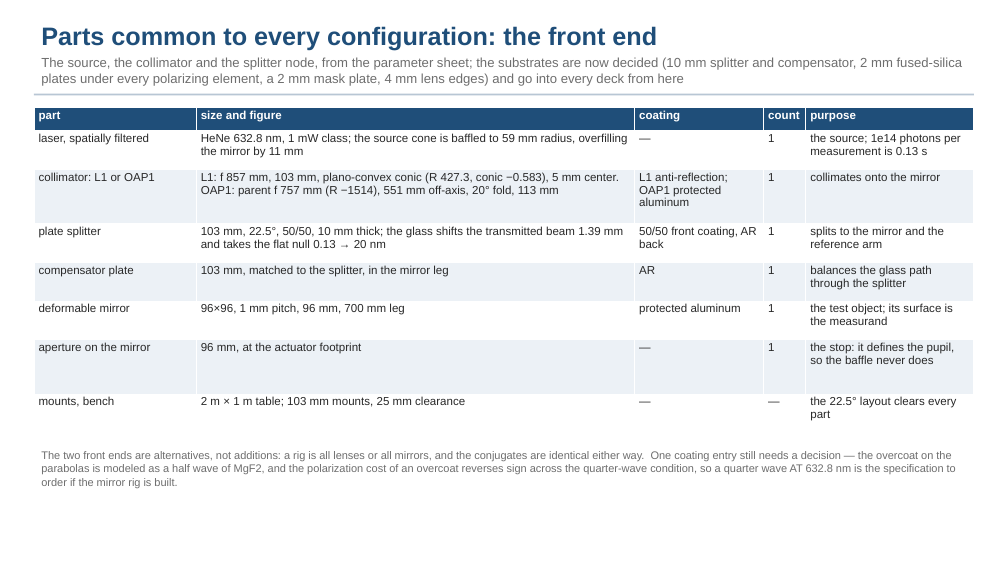
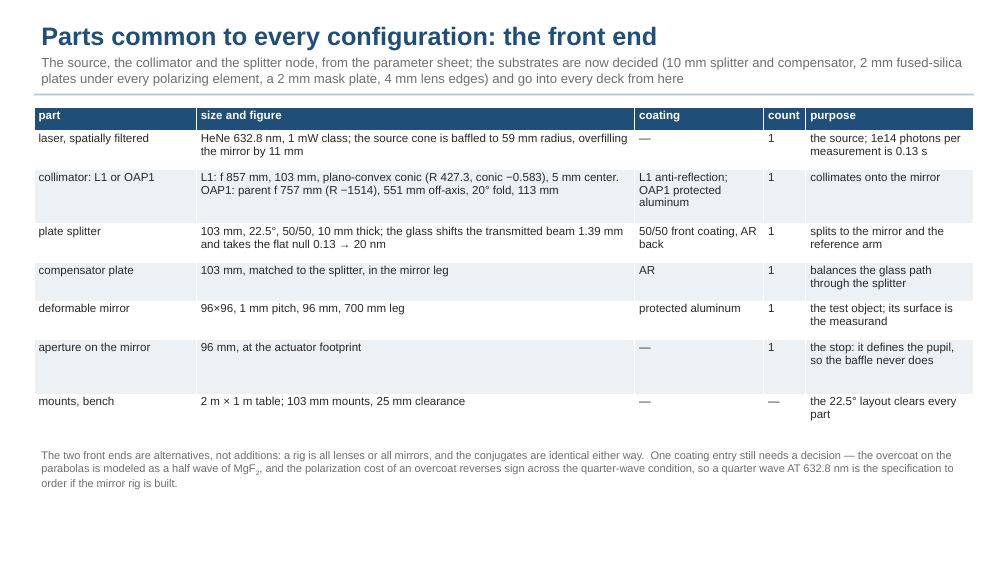
Before and after one commit to nasa-jpl/macos, a slide deck: slide 7 of demo_session/deck_gauges.pptx. Drawn at 1008x567 pixels with LibreOffice and Linux fonts; fonts in the diff are those of the drawing. Boxes give left, top, right and bottom in pixels: in the first picture for what was removed or moved away, otherwise in the second. Text is boxed around its words. In the diff, an @@ line names an element or a change of style, - is before the commit and + after.

```diff
--- a/demo_session/deck_gauges.pptx
+++ b/demo_session/deck_gauges.pptx
@@ text "The two front ends are ..." at [41,451,954,489]: now subscript in "MgF2," @@
```
Also in this commit, not shown: 38 other slides changed, 21 other files.
